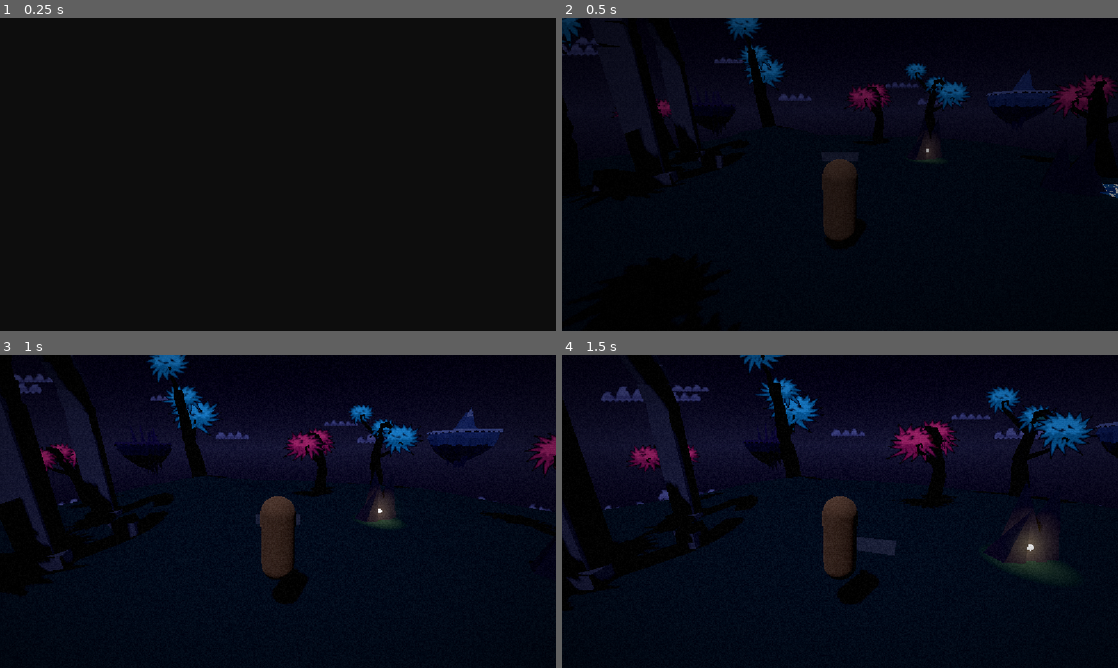
Above: before the commit, frames 1-4 (two rows, left to right).
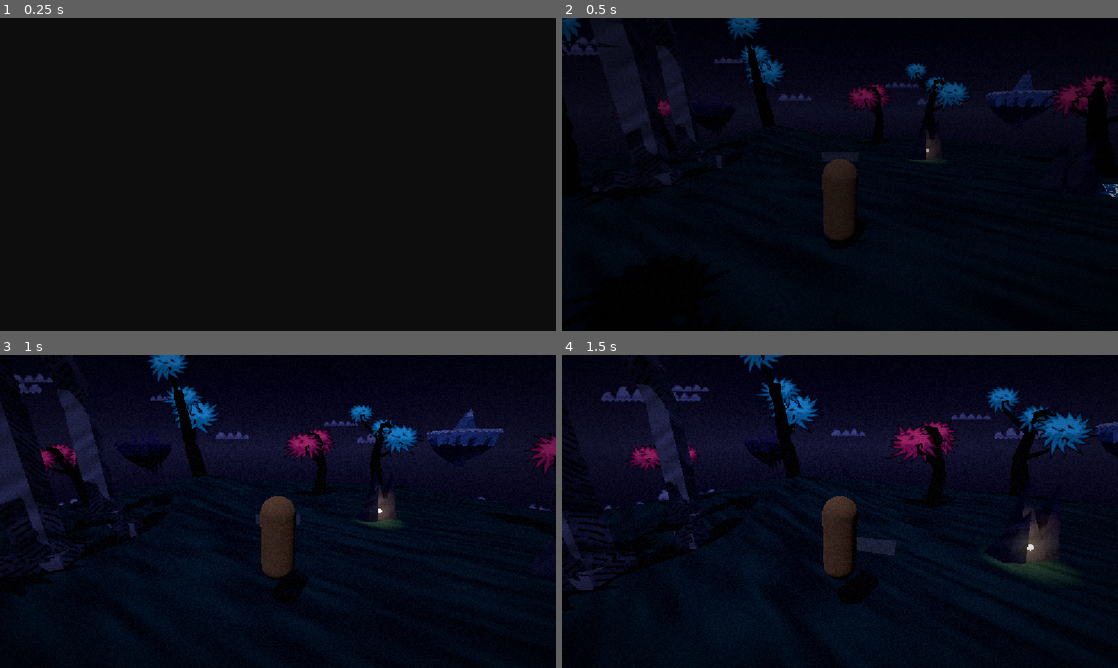
Above: after the commit, the same moments.

Repository: JackVoltaire/Dhull-Garden
Game: Godot game, scene res://scenes/main/main.tscn
Same seed, same stepped clock (60 frames per second), same inputs: the game is played once before the commit and once after it.
Inputs (mouse positions are in pixels of both pictures, inside the frame that each line leads up to):
- Up to frame 1 (0.25 s): no input
- Up to frame 2 (0.5 s): no input
- Up to frame 3 (1 s): tap Enter at 0.5 s; move the mouse to (305, 511) at 0.52 s; hold W (move_forward) from 0.53 s (still down); hold E (interact) from 0.53 s (still down); tap Space (jump) at 0.77 s
- Up to frame 4 (1.5 s): keep holding W (move_forward); move the mouse to (812, 511) at 1.27 s; release E (interact) at 1.28 s; tap Shift (sprint) at 1.35 s

Frame 1 is identical in both runs. In frame 2, 0.3% of the frame differs, in the area x 5-89%, y 15-56%; in frame 3, 2.2%; in frame 4, 2.3%, in the area x 0-100%, y 0-76%.

Commit message:
Hatch shade and streak surfaces like crayon
The 3D world was flat colour, so it read as a blockout next to the
drawn cutouts. The toon materials now share a shader that keeps a hard
light/shade edge, scratches ink hatching into the shade (cast shadows
included) and streaks every surface like crayon. The marks are laid out
in world space, so they stay on the surfaces, and fade out where they
would crowd into a few pixels.

Co-Authored-By: Claude Opus 5.5 <noreply@anthropic.com>

Diff:
--- a/assets/materials/toon_bark.tres
+++ b/assets/materials/toon_bark.tres
@@ -1,7 +1,9 @@
-[gd_resource type="StandardMaterial3D" format=3]
+[gd_resource type="ShaderMaterial" format=3]
+
+[ext_resource type="Shader" path="res://assets/shaders/toon_hatched.gdshader" id="1_shader"]
 
 [resource]
 resource_name = "toon_bark"
-albedo_color = Color(0.09, 0.07, 0.11, 1)
-diffuse_mode = 3
-specular_mode = 2
+render_priority = 0
+shader = ExtResource("1_shader")
+shader_parameter/albedo = Color(0.09, 0.07, 0.11, 1)
--- a/assets/materials/toon_grass.tres
+++ b/assets/materials/toon_grass.tres
@@ -1,7 +1,9 @@
-[gd_resource type="StandardMaterial3D" format=3]
+[gd_resource type="ShaderMaterial" format=3]
+
+[ext_resource type="Shader" path="res://assets/shaders/toon_hatched.gdshader" id="1_shader"]
 
 [resource]
 resource_name = "toon_grass"
-albedo_color = Color(0.14, 0.22, 0.24, 1)
-diffuse_mode = 3
-specular_mode = 2
+render_priority = 0
+shader = ExtResource("1_shader")
+shader_parameter/albedo = Color(0.14, 0.22, 0.24, 1)
--- a/assets/materials/toon_ice.tres
+++ b/assets/materials/toon_ice.tres
@@ -1,7 +1,9 @@
-[gd_resource type="StandardMaterial3D" format=3]
+[gd_resource type="ShaderMaterial" format=3]
+
+[ext_resource type="Shader" path="res://assets/shaders/toon_hatched.gdshader" id="1_shader"]
 
 [resource]
 resource_name = "toon_ice"
-albedo_color = Color(0.36, 0.46, 0.66, 1)
-diffuse_mode = 3
-specular_mode = 2
+render_priority = 0
+shader = ExtResource("1_shader")
+shader_parameter/albedo = Color(0.36, 0.46, 0.66, 1)
--- a/assets/materials/toon_island_rock.tres
+++ b/assets/materials/toon_island_rock.tres
@@ -1,7 +1,9 @@
-[gd_resource type="StandardMaterial3D" format=3]
+[gd_resource type="ShaderMaterial" format=3]
+
+[ext_resource type="Shader" path="res://assets/shaders/toon_hatched.gdshader" id="1_shader"]
 
 [resource]
 resource_name = "toon_island_rock"
-albedo_color = Color(0.2, 0.18, 0.26, 1)
-diffuse_mode = 3
-specular_mode = 2
+render_priority = 0
+shader = ExtResource("1_shader")
+shader_parameter/albedo = Color(0.2, 0.18, 0.26, 1)
--- a/assets/materials/toon_rock_dark.tres
+++ b/assets/materials/toon_rock_dark.tres
@@ -1,7 +1,9 @@
-[gd_resource type="StandardMaterial3D" format=3]
+[gd_resource type="ShaderMaterial" format=3]
+
+[ext_resource type="Shader" path="res://assets/shaders/toon_hatched.gdshader" id="1_shader"]
 
 [resource]
 resource_name = "toon_rock_dark"
-albedo_color = Color(0.1, 0.08, 0.14, 1)
-diffuse_mode = 3
-specular_mode = 2
+render_priority = 0
+shader = ExtResource("1_shader")
+shader_parameter/albedo = Color(0.1, 0.08, 0.14, 1)
--- a/assets/materials/toon_snow.tres
+++ b/assets/materials/toon_snow.tres
@@ -1,7 +1,9 @@
-[gd_resource type="StandardMaterial3D" format=3]
+[gd_resource type="ShaderMaterial" format=3]
+
+[ext_resource type="Shader" path="res://assets/shaders/toon_hatched.gdshader" id="1_shader"]
 
 [resource]
 resource_name = "toon_snow"
-albedo_color = Color(0.72, 0.75, 0.86, 1)
-diffuse_mode = 3
-specular_mode = 2
+render_priority = 0
+shader = ExtResource("1_shader")
+shader_parameter/albedo = Color(0.72, 0.75, 0.86, 1)
--- a/assets/materials/toon_spooky.tres
+++ b/assets/materials/toon_spooky.tres
@@ -1,7 +1,9 @@
-[gd_resource type="StandardMaterial3D" format=3]
+[gd_resource type="ShaderMaterial" format=3]
+
+[ext_resource type="Shader" path="res://assets/shaders/toon_hatched.gdshader" id="1_shader"]
 
 [resource]
 resource_name = "toon_spooky"
-albedo_color = Color(0.3, 0.22, 0.38, 1)
-diffuse_mode = 3
-specular_mode = 2
+render_priority = 0
+shader = ExtResource("1_shader")
+shader_parameter/albedo = Color(0.3, 0.22, 0.38, 1)
--- a/assets/materials/toon_stone.tres
+++ b/assets/materials/toon_stone.tres
@@ -1,7 +1,9 @@
-[gd_resource type="StandardMaterial3D" format=3]
+[gd_resource type="ShaderMaterial" format=3]
+
+[ext_resource type="Shader" path="res://assets/shaders/toon_hatched.gdshader" id="1_shader"]
 
 [resource]
 resource_name = "toon_stone"
-albedo_color = Color(0.42, 0.39, 0.47, 1)
-diffuse_mode = 3
-specular_mode = 2
+render_priority = 0
+shader = ExtResource("1_shader")
+shader_parameter/albedo = Color(0.42, 0.39, 0.47, 1)
--- /dev/null
+++ b/assets/shaders/toon_hatched.gdshader
@@ -0,0 +1,83 @@
+// Toon shading for the 3D world, drawn like the moodboard: a hard edge between light and shade,
+// scratchy ink hatching on the shady side, and crayon streaks across the whole surface. The marks
+// are laid out in world space, so they stick to surfaces instead of the screen.
+shader_type spatial;
+render_mode specular_disabled;
+
+uniform vec4 albedo : source_color = vec4(0.5, 0.5, 0.5, 1.0);
+// Share of the sunlight that still reaches the shady side. Hatching is drawn by taking it away,
+// so at 0 there's nothing to hatch.
+uniform float shade_fill : hint_range(0.0, 1.0) = 0.3;
+// Hatching lines per meter.
+uniform float hatch_density : hint_range(0.5, 20.0) = 6.0;
+// Thickness of each hatching line, as a fraction of the gap between lines.
+uniform float hatch_width : hint_range(0.0, 1.0) = 0.35;
+// How far the lines wander sideways, as a fraction of the gap between lines.
+uniform float hatch_wobble : hint_range(0.0, 1.0) = 0.5;
+// How much the crayon streaks lighten and darken the surface.
+uniform float crayon_strength : hint_range(0.0, 1.0) = 0.3;
+// Crayon streaks per meter, across their length.
+uniform float crayon_density : hint_range(0.1, 20.0) = 4.0;
+
+varying float hatch;
+
+float hash(vec2 p) {
+	return fract(sin(dot(p, vec2(127.1, 311.7))) * 43758.5453);
+}
+
+float value_noise(vec2 p) {
+	vec2 cell = floor(p);
+	vec2 f = fract(p);
+	f = f * f * (3.0 - 2.0 * f);
+	return mix(
+			mix(hash(cell), hash(cell + vec2(1.0, 0.0)), f.x),
+			mix(hash(cell + vec2(0.0, 1.0)), hash(cell + vec2(1.0, 1.0)), f.x),
+			f.y);
+}
+
+// Projects the surface onto the world plane it faces most, so marks keep their size on any slope.
+vec2 surface_coords(vec3 world_position, vec3 world_normal) {
+	vec3 facing = abs(world_normal);
+	if (facing.y >= facing.x && facing.y >= facing.z) {
+		return world_position.xz;
+	}
+	if (facing.x >= facing.z) {
+		return world_position.zy;
+	}
+	return world_position.xy;
+}
+
+void fragment() {
+	vec3 world_position = (INV_VIEW_MATRIX * vec4(VERTEX, 1.0)).xyz;
+	vec3 world_normal = normalize((INV_VIEW_MATRIX * vec4(NORMAL, 0.0)).xyz);
+	vec2 coords = surface_coords(world_position, world_normal);
+	vec2 stroke_direction = normalize(vec2(1.0, 0.6));
+	float along = dot(coords, stroke_direction);
+	float across = dot(coords, vec2(-stroke_direction.y, stroke_direction.x));
+
+	// Hatching: diagonal lines that wander a little and break into strokes of uneven length.
+	float line_coord = across * hatch_density + (value_noise(coords * 1.5) - 0.5) * hatch_wobble * 2.0;
+	float line_index = floor(line_coord);
+	float stroke = step(fract(along * hatch_density * 0.2 + hash(vec2(line_index, 3.7)) * 7.0), 0.8);
+	float distance_from_line = abs(fract(line_coord) - 0.5) * 2.0;
+	float blur = fwidth(line_coord);
+	float line = 1.0 - smoothstep(hatch_width - blur, hatch_width + blur, distance_from_line);
+	// Far away the lines crowd into a few pixels and shimmer, so they fade out instead.
+	hatch = line * stroke * (1.0 - smoothstep(0.3, 0.6, blur));
+
+	// Crayon: streaks stretched along the strokes, lighter and darker than the base color.
+	float streaks = value_noise(vec2(along * crayon_density * 0.15, across * crayon_density));
+	ALBEDO = albedo.rgb * (1.0 + (streaks - 0.5) * 2.0 * crayon_strength);
+}
+
+void light() {
+	float facing = dot(NORMAL, LIGHT);
+	if (LIGHT_IS_DIRECTIONAL) {
+		// A hard edge between light and shade, cast shadows included.
+		float lit = step(0.0, facing) * step(0.5, ATTENUATION);
+		float shade = shade_fill * (1.0 - hatch);
+		DIFFUSE_LIGHT += mix(shade, 1.0, lit) * LIGHT_COLOR / PI;
+	} else {
+		DIFFUSE_LIGHT += step(0.0, facing) * ATTENUATION * LIGHT_COLOR / PI;
+	}
+}
Not shown, added: assets/shaders/toon_hatched.gdshader.uid
Not shown, changed: README.md
